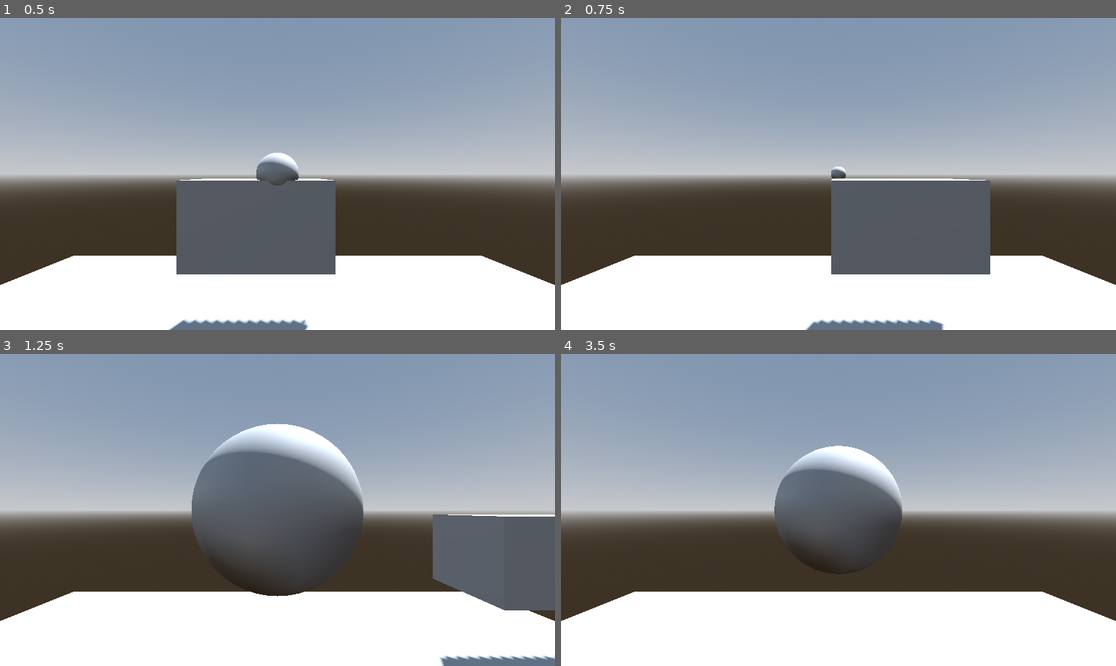
Above: before the commit, frames 1-4 (two rows, left to right).
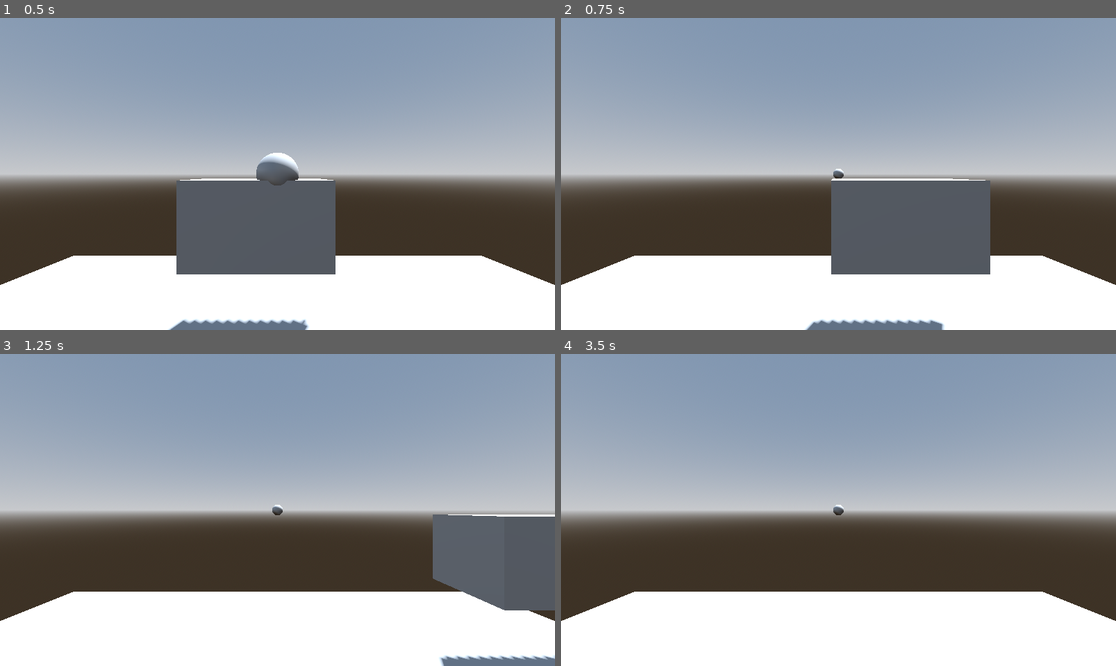
Above: after the commit, the same moments.

Repository: KapustiakT/baseball
Game: Godot game, scene res://level.tscn
Two runs of this game, one before a commit and one after it. Both use one fixed random seed, a clock stepped at 60 frames per second and the inputs below. The project has no main scene, so this scene is started directly.
Inputs (mouse positions are in pixels of both pictures, inside the frame that each line leads up to):
- Up to frame 1 (0.5 s): no input
- Up to frame 2 (0.75 s): move the mouse to (960, 158) at 0.52 s; hold D (move_right) from 0.53 s (still down); right-click (960, 158) at 0.6 s
- Up to frame 3 (1.25 s): keep holding D (move_right)
- Up to frame 4 (3.5 s): move the mouse to (727, 525) at 1.27 s; release D (move_right) at 1.28 s; hold A (move_left) 1.28-2.03 s; click (727, 525) at 1.35 s; right-click (727, 525) at 1.55 s; move the mouse to (894, 441) at 2.02 s; hold D (move_right) from 2.03 s (still down); right-click (894, 441) at 2.1 s; move the mouse to (810, 572) at 2.77 s; right-click (810, 572) at 2.85 s

Frame 1 is identical in both runs. In frame 2, less than 0.1% of the frame differs, in the area x 48-52%, y 47-52%; in frame 3, 10%, in the area x 34-66%, y 22-78%; in frame 4, 5.1%.
Error after the commit: Attempt to call function 'start' in base 'null instance' on a null instance. (res://Ball.gd:40)

Commit message:
separate out pitch and reset

Diff:
--- a/Ball.gd
+++ b/Ball.gd
@@ -26,14 +26,22 @@
 			axis_lock_linear_y = false
 			apply_impulse(Vector3(-100, 20, -200))
 
-	_reset()
+	if Input.is_action_just_pressed("right_click"):
+		_reset()
 
 
 func _reset():
-	if Input.is_action_just_pressed("right_click"):
-		axis_lock_linear_y = true
-		position = Vector3(0, 2, -9.5)
-		apply_impulse(Vector3(0, 0, 30))
+	sleeping = true
+	position = Vector3(0, 2, -9.5)
+	linear_velocity = Vector3(0,0,0)
+	axis_lock_linear_y = true
+	sleeping = false
+
+	$PitchClock.start()
+
+
+func throw_pitch():
+	apply_impulse(Vector3(0, 0, 30))
 
 
 
@@ -84,3 +92,7 @@
 func _on_inside_body_exited(_body):
 	bat_inside = 0
 	print(bat_inside)
+
+
+func _on_pitch_clock_timeout():
+	pass # Replace with function body.
